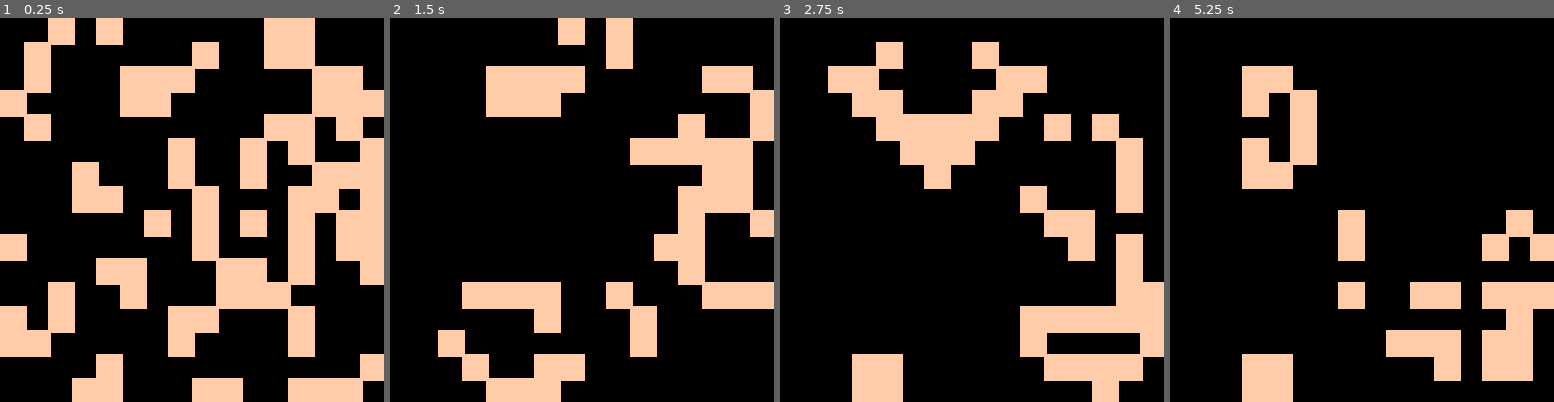
Above: before the commit, frames 1-4 (left to right).
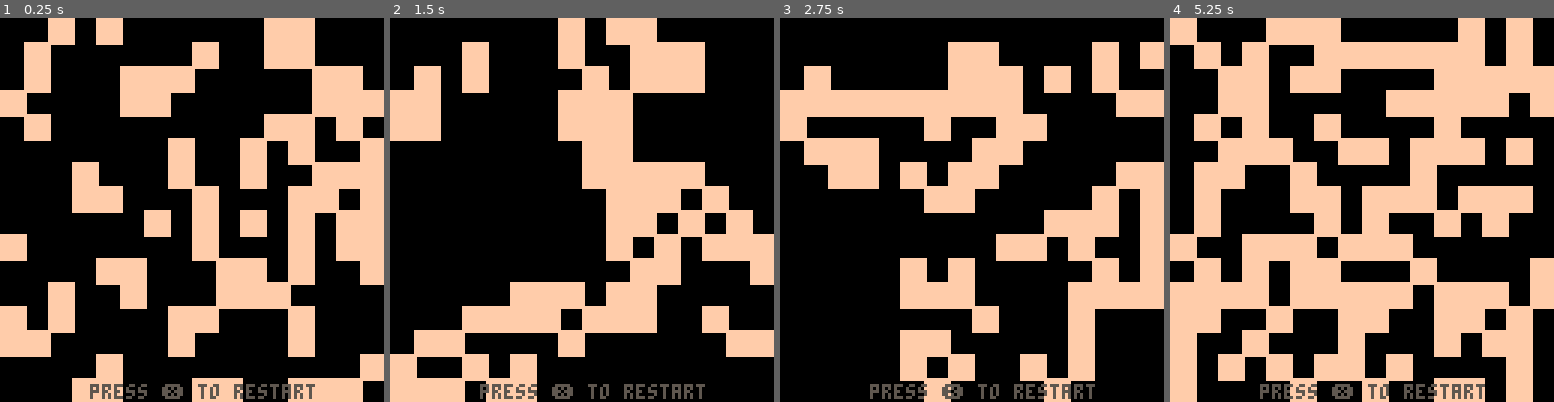
Above: after the commit, the same moments.

Repository: hiddenwaffle/pico8-sandbox
Game: PICO-8 cartridge game-of-life.p8
Same seed, same stepped clock (60 frames per second), same inputs: the game is played once before the commit and once after it.
Inputs:
- Up to frame 1 (0.25 s): no input
- Up to frame 2 (1.5 s): tap X (X key) at 0.33, 1.07 s
- Up to frame 3 (2.75 s): tap X (X key) at 1.85 s
- Up to frame 4 (5.25 s): tap X (X key) at 2.97, 4.08, 5.2 s

The runs differ from the first frame. In frame 1, 1.0% of the frame differs, in the area x 23-83%, y 95-100%; in frame 2, 38%; in frame 3, 38%; in frame 4, 51%, in the area x 0-100%, y 0-100%.

Commit message:
Add press x to restart

Diff:
--- a/game-of-life.p8
+++ b/game-of-life.p8
@@ -53,6 +53,9 @@
     next_gen()
     g_t = 0
   end
+  if btnp(5) then
+    _init()
+  end
 end
 
 function next_gen()
@@ -98,6 +101,7 @@
       rectfill(x * g_size, y * g_size, (x + 1) * g_size, (y + 1) * g_size, 15)
     end
   end
+  print('press ❎ to restart', 30, 122, 5)
 end
 
 __gfx__
